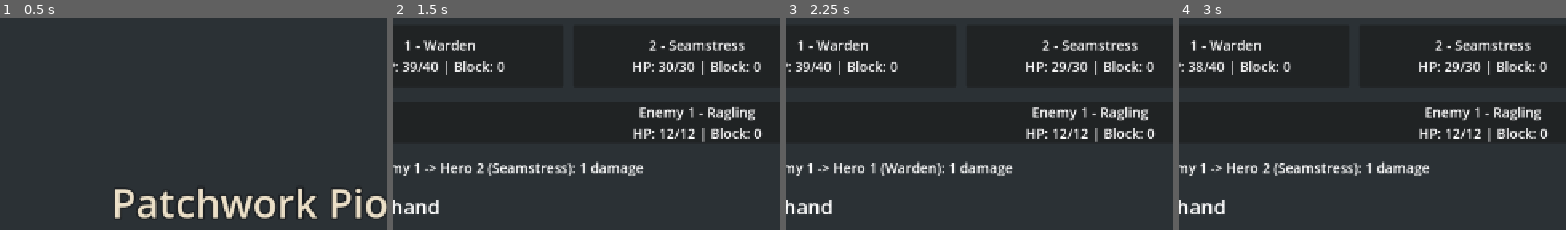
Above: before the commit, frames 1-4 (left to right).
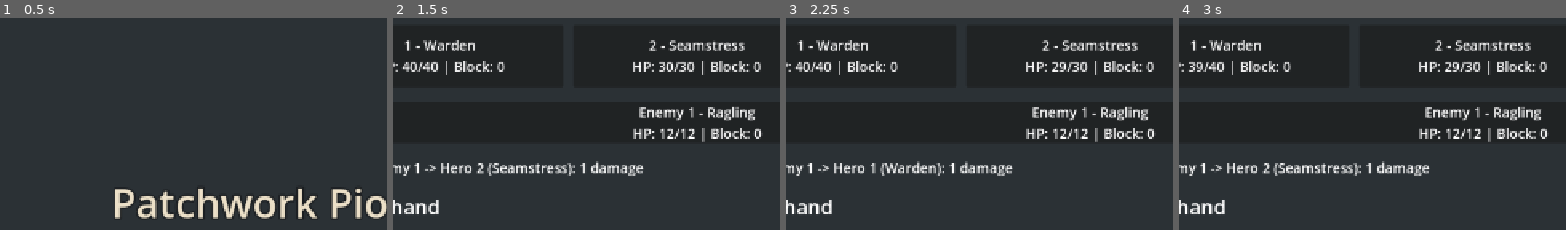
Above: after the commit, the same moments.

Repository: jcoev123-jpg/PatchworkPioneers
Game: Godot game, scene res://scenes/app.tscn
The game is run twice, just before and just after one commit, with the same random seed, the same clock (stepped at 60 frames per second) and the same inputs.
Inputs:
- Up to frame 1 (0.5 s): no input
- Up to frame 2 (1.5 s): click "Start run" at 0.5 s; click "End Turn" at 1.25 s
- Up to frame 3 (2.25 s): click "End Turn" at 2 s
- Up to frame 4 (3 s): click "End Turn" at 2.75 s
The pictures show only the part of the screen within x 11-61%, y 0-50%; the shares and areas given below are measured in that part.

Frame 1 is identical in both runs. In frame 2, 0.1% of the frame differs, in the area x 2-7%, y 20-26%; in frame 3, 0.1%; in frame 4, less than 0.1%.

Commit message:
Patchwork Pioneers cycle 012: Wire Warden opening Block into live Start Run
Accepted by relay v2 (Claude final review, tests green).

Diff:
--- a/scripts/app.gd
+++ b/scripts/app.gd
@@ -89,6 +89,7 @@
 	if not starting_party.is_valid():
 		push_warning("Starter party definitions are invalid; run was not started")
 		return
+	CombatStartingBlock.new(starting_party).apply()
 	enemy_intents = selector
 	enemy_attacks = enemy_intents.get_intents()
 	party = starting_party
--- a/tests/live_party_test.gd
+++ b/tests/live_party_test.gd
@@ -57,8 +57,8 @@
 		var hero: Dictionary = app.party.get_hero(index + 1)
 		_check(hero["id"] == IDS[index] and hero["name"] == NAMES[index] and hero["position"] == index + 1,
 			"design identity and implicit position")
-		_check(hero["hp"] == MAX_HP[index] and hero["max_hp"] == MAX_HP[index] and hero["block"] == 0,
-			"design HP and zero starting Block")
+		_check(hero["hp"] == MAX_HP[index] and hero["max_hp"] == MAX_HP[index] and hero["block"] == (6 if index == 0 else 0),
+			"design HP and Warden-only opening Block")
 		_check(not app.party.is_downed(index + 1), "starting hero alive")
 
 
--- /dev/null
+++ b/tests/live_starting_block_test.gd
@@ -0,0 +1,187 @@
+extends SceneTree
+
+var failures: Array[String] = []
+var checks := 0
+
+
+func _initialize() -> void:
+	call_deferred("_run")
+
+
+func _check(condition: bool, message: String) -> void:
+	checks += 1
+	if not condition:
+		failures.append(message)
+
+
+func _deck(deck: CombatDeck) -> Array:
+	return [deck.draw_pile.duplicate(), deck.hand.duplicate(),
+		deck.discard_pile.duplicate(), deck.energy, deck.turn_active]
+
+
+func _snapshot(app) -> Array:
+	return [app.party.get_heroes(), _deck(app.deck), app.run_rng.state,
+		app.enemy_attacks.duplicate(true), app.enemy_intents.get_intents(), app.intent_label.text]
+
+
+func _visible(app, hp: Array, block: Array, target: int) -> void:
+	_check(app.hero_panels.size() == 3, "three mounted hero panels")
+	for index in range(3):
+		var hero: Dictionary = app.party.get_hero(index + 1)
+		_check(hero.hp == hp[index] and hero.block == block[index], "exact live HP and Block")
+		if index >= app.hero_panels.size():
+			continue
+		var panel = app.hero_panels[index]
+		_check(is_instance_valid(panel) and app.battle_view.is_ancestor_of(panel), "panel mounted in real battle")
+		if not is_instance_valid(panel):
+			continue
+		var label = panel.get_child(0) if panel.get_child_count() > 0 else null
+		_check(label is Label and label.is_visible_in_tree(), "mounted hero label visible")
+		if label is Label:
+			_check(label.text == "%d - %s\nHP: %d/%d | Block: %d" % [
+				index + 1, hero.name, hp[index], hero.max_hp, block[index]], "mounted text matches expected HP and Block")
+	_check(is_instance_valid(app.intent_label), "mounted intent exists")
+	if is_instance_valid(app.intent_label):
+		_check(app.intent_label.is_visible_in_tree() and app.battle_view.is_ancestor_of(app.intent_label), "intent mounted and visible")
+		_check(app.intent_label.text == "Intent: Enemy 1 -> Hero %d (%s): 1 damage" % [
+			target, "Warden" if target == 1 else "Seamstress"], "authored alternating intent text")
+	_check(app.enemy_attacks == [{"enemy_position": 1, "type": "attack", "amount": 1,
+		"target_position": target}], "authored attack schedule unchanged")
+
+
+func _ready_session(app) -> bool:
+	var ready: bool = app.party is CombatParty and app.party.is_valid() and app.deck is CombatDeck \
+		and app.run_rng != null and app.enemy_intents is CombatEnemyIntents \
+		and is_instance_valid(app.battle_view) and is_instance_valid(app.end_turn_button) \
+		and is_instance_valid(app.return_button)
+	_check(ready, "real Start Run creates complete valid session and controls")
+	return ready
+
+
+func _duplicate(app) -> void:
+	var before := _snapshot(app)
+	var party: CombatParty = app.party
+	var deck: CombatDeck = app.deck
+	var rng: RandomNumberGenerator = app.run_rng
+	var selector: CombatEnemyIntents = app.enemy_intents
+	var battle: MarginContainer = app.battle_view
+	app.start_button.pressed.emit()
+	_check(app.party == party and app.deck == deck and app.run_rng == rng
+		and app.enemy_intents == selector and app.battle_view == battle, "duplicate Start Run preserves session objects")
+	_check(_snapshot(app) == before, "duplicate Start Run cannot grant Block or mutate state")
+
+
+func _rejected(app) -> void:
+	_check(app.party == null and app.deck == null and app.run_rng == null,
+		"invalid party creates no session or recipient of opening grant")
+	_check(app.battle_view == null and app.hero_panels.is_empty() and app.enemy_intents == null
+		and app.enemy_attacks.is_empty(), "invalid party publishes no battle, panels or intent")
+	_check(app.title_view.is_visible_in_tree() and app.start_button.has_focus(), "rejected start retains focused title")
+
+
+func _party_fixtures(app) -> void:
+	var definitions: Array = JSON.parse_string(FileAccess.get_file_as_string(app.STARTER_PARTY_PATH))
+	var invalid := definitions.duplicate(true)
+	invalid[1].id = invalid[0].id
+	var path := "user://live_starting_block_party.json"
+	var file := FileAccess.open(path, FileAccess.WRITE)
+	_check(file != null, "external party fixture opens")
+	if file == null:
+		return
+	file.store_string(JSON.stringify(invalid))
+	file.close()
+	app.starter_party_path = path
+	app.start_button.pressed.emit()
+	_rejected(app)
+	# A valid alternate front hero must still start, even when the passive declines.
+	definitions[0].id = "alternate_front"
+	file = FileAccess.open(path, FileAccess.WRITE)
+	_check(file != null, "alternate fixture opens")
+	if file != null:
+		file.store_string(JSON.stringify(definitions))
+		file.close()
+		app.start_button.pressed.emit()
+		if _ready_session(app):
+			_check(app.party.get_hero(1).id == "alternate_front", "alternate party used by real start")
+			for hero in app.party.get_heroes():
+				_check(hero.block == 0 and hero.hp == hero.max_hp, "alternate party starts without unrelated grant")
+			app.return_button.pressed.emit()
+	DirAccess.remove_absolute(ProjectSettings.globalize_path(path))
+	app.starter_party_path = path
+	app.start_button.pressed.emit()
+	_rejected(app)
+	app.starter_party_path = app.STARTER_PARTY_PATH
+
+
+func _run() -> void:
+	var scene := load("res://scenes/app.tscn") as PackedScene
+	_check(scene != null, "real app scene loads")
+	if scene == null:
+		_finish()
+		return
+	var app = scene.instantiate()
+	root.add_child(app)
+	await process_frame
+	_check(is_instance_valid(app.start_button), "real title Start Run exists")
+	if not is_instance_valid(app.start_button):
+		app.free()
+		_finish()
+		return
+	_check(app.start_button.is_visible_in_tree() and app.start_button.has_focus(), "real Start Run available and focused")
+	_party_fixtures(app)
+	var source: Array[String] = []
+	source.assign(JSON.parse_string(FileAccess.get_file_as_string(app.STARTER_DECK_PATH)))
+	var first_trace: Array = []
+	for session in range(2):
+		app.start_button.pressed.emit()
+		if not _ready_session(app):
+			app.free()
+			_finish()
+			return
+		await process_frame
+		_check(app.end_turn_button.is_visible_in_tree() and not app.end_turn_button.disabled
+			and app.end_turn_button.has_focus(), "actual End Turn is available and focused")
+		if "--inject-wrong-text" in OS.get_cmdline_user_args():
+			app.hero_panels[0].get_child(0).text = "wrong"
+		if "--inject-missing-panel" in OS.get_cmdline_user_args():
+			app.hero_panels.pop_back().free()
+		_visible(app, [40, 30, 26], [6, 0, 0], 1)
+		var rng := RandomNumberGenerator.new()
+		rng.seed = app.run_seed
+		var reference := CombatDeck.new(source, rng)
+		_check(reference.start_turn(), "reference initial turn starts")
+		_check(_deck(app.deck) == _deck(reference) and app.run_rng.state == rng.state
+			and app.deck.energy == 3, "opening grant does not spend energy, change deck or consume RNG")
+		var trace: Array = [_snapshot(app)]
+		_duplicate(app)
+		app._refresh_party()
+		_check(_snapshot(app) == trace[0], "refresh cannot reapply opening grant")
+		for turn in range(3):
+			_check(app.deck.try_spend_energy(2) and reference.try_spend_energy(2), "spend shared energy before real End Turn")
+			app.end_turn_button.pressed.emit()
+			_check(reference.end_turn() and reference.start_turn(), "reference advances")
+			_visible(app, [40 if turn < 2 else 39, 30 if turn == 0 else 29, 26], [0, 0, 0], (turn + 1) % 2 + 1)
+			_check(_deck(app.deck) == _deck(reference) and app.run_rng.state == rng.state
+				and app.deck.energy == 3, "enemy attack and Block reset preserve deterministic deck, RNG and energy")
+			_duplicate(app)
+			trace.append(_snapshot(app))
+		if session == 0:
+			first_trace = trace
+		else:
+			_check(trace == first_trace, "same-seed restart repeats heroes, deck, energy, RNG and all intents")
+		var old_party: WeakRef = weakref(app.party)
+		var old_button: Button = app.end_turn_button
+		app.return_button.pressed.emit()
+		old_button.pressed.emit()
+		_rejected(app)
+		_check(old_party.get_ref() == null, "return releases old party and its grant")
+		await process_frame
+	app.free()
+	_finish()
+
+
+func _finish() -> void:
+	for failure in failures:
+		printerr(failure)
+	print("live_starting_block_test: ", "PASS" if failures.is_empty() else "FAIL", " (", checks, " checks)")
+	quit(0 if failures.is_empty() else 1)
Not shown, added: tests/live_starting_block_test.gd.uid
